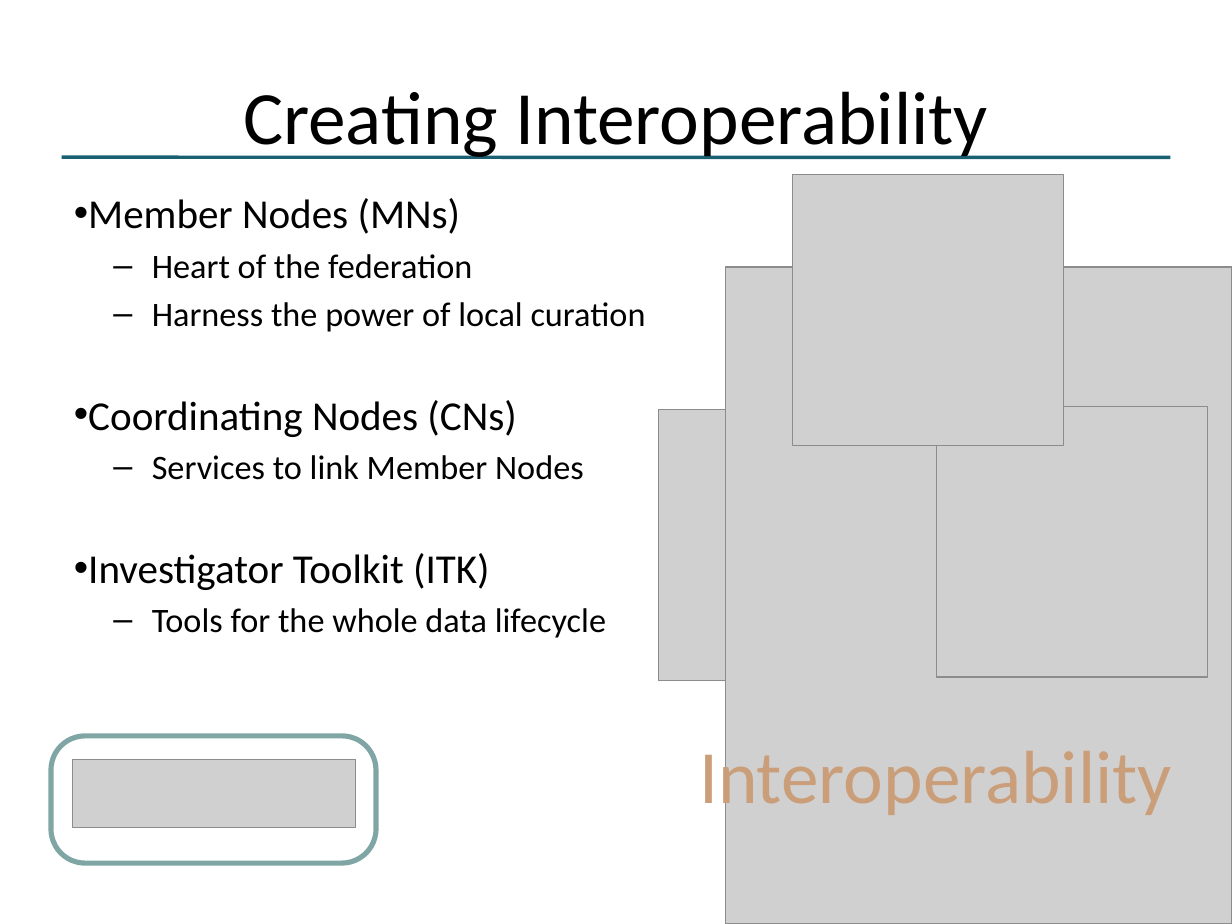
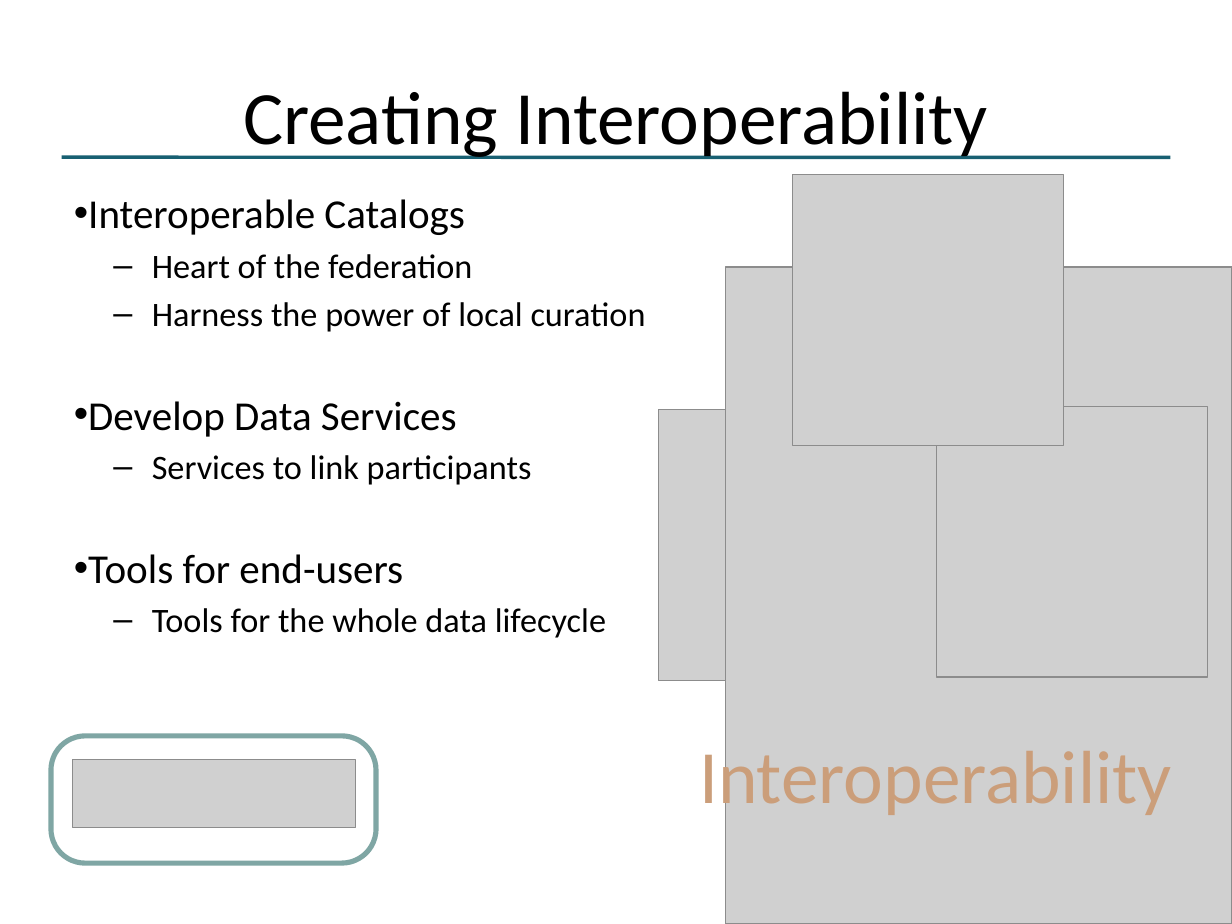
Before and after one commit to NCEAS/oss-2014, a slide deck: slide 23 of day-03/DataMgmnt_v0.pptx (slide 19 before the commit). Drawn at 1232x924 pixels with LibreOffice and Linux fonts; fonts in the diff are those of the drawing; grey boxes stand for pictures. Boxes give left, top, right and bottom in pixels: in the first picture for what was removed or moved away, otherwise in the second. Text is boxed around its words. In the diff, an @@ line names an element or a change of style, - is before the commit and + after.

```diff
--- a/day-03/DataMgmnt_v0.pptx
+++ b/day-03/DataMgmnt_v0.pptx
@@ text at <box>88,199,465,235</box>: text changed @@
-• Member Nodes (MNs)
+• Interoperable Catalogs
@@ text at <box>88,401,532,584</box>: text changed @@
-• Coordinating Nodes (CNs)
-  – Services to link Member Nodes
-• Investigator Toolkit (ITK)
+• Develop Data Services
+  – Services to link participants
+• Tools for end-users
```
Also in this commit, not shown: 9 other slides changed, 8 slides added, 1 slide removed.
